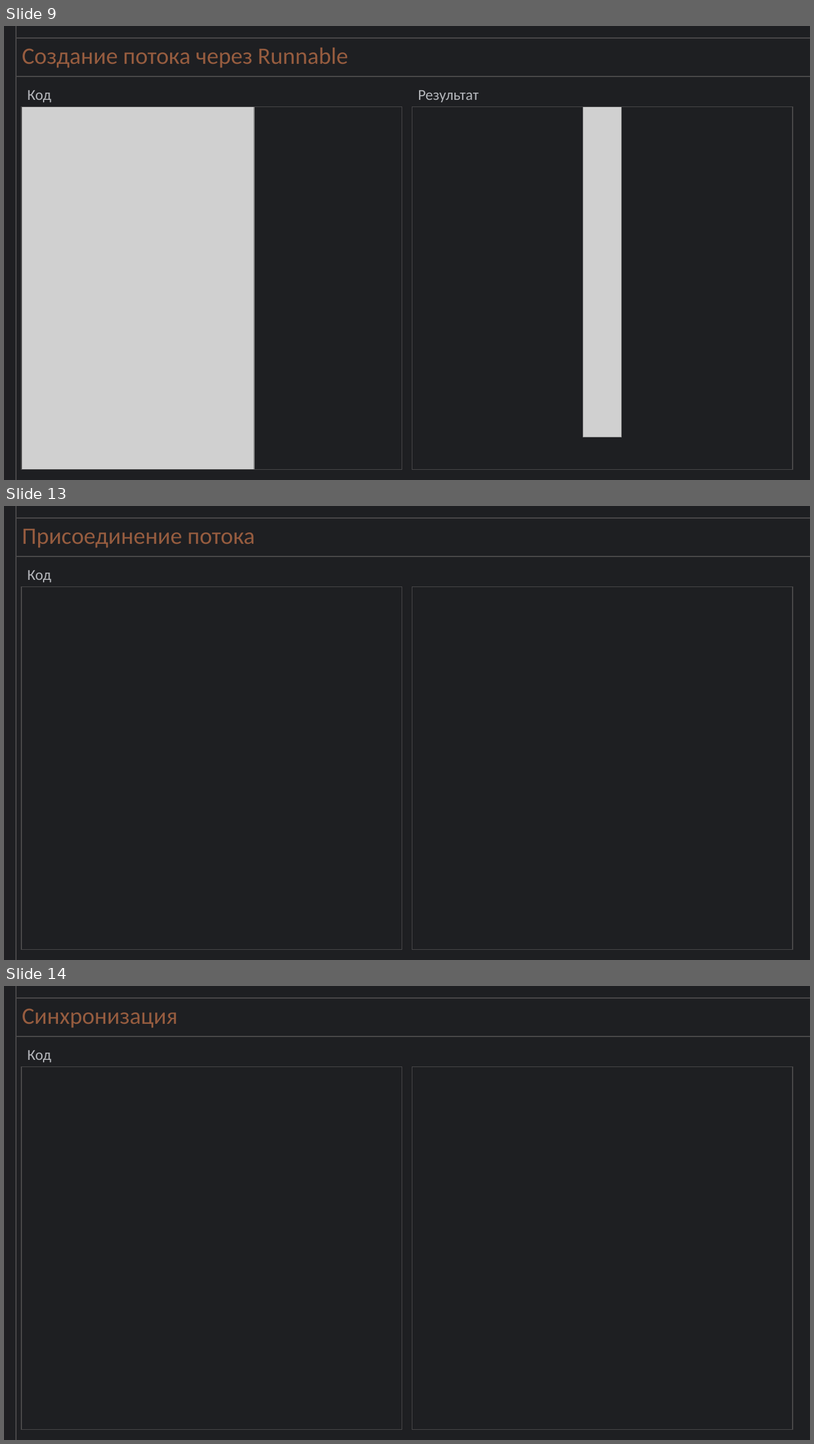
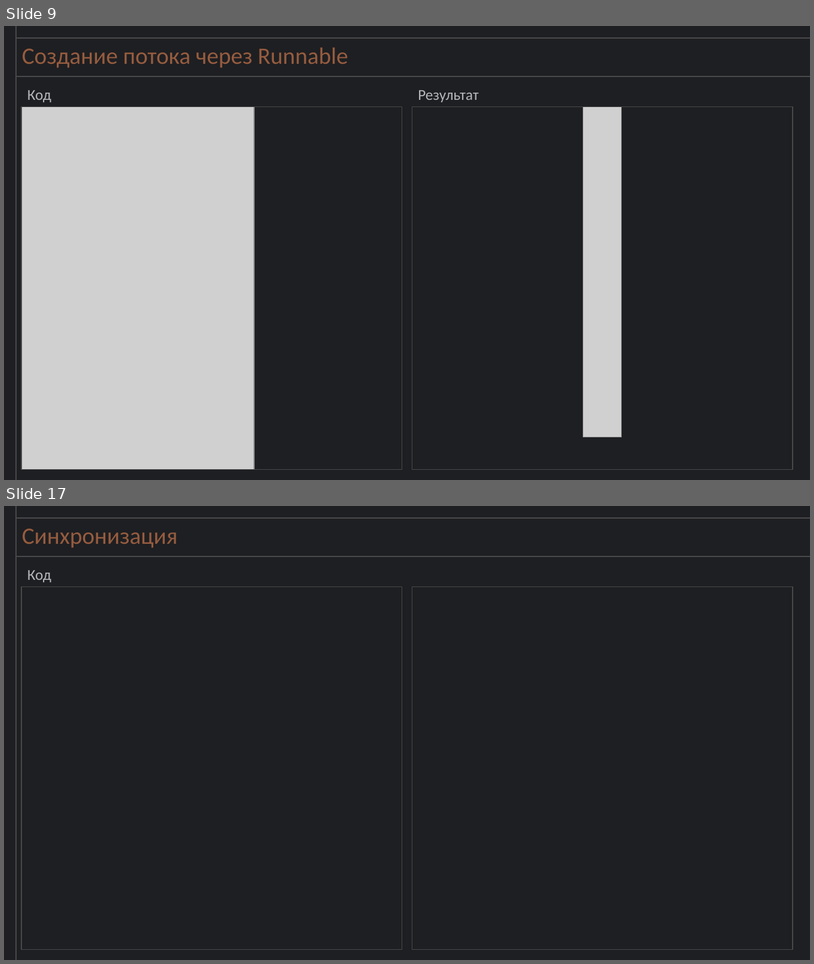
Before and after one commit to niknikitin89/JavaLessonsThreads, a slide deck: Threads/JAVA. Потоки.pptx. Shown one above the other, each under a label of ours: slides 9, 13 and 14 before the commit, slides 9 and 17 after it; the slides between them are not shown. The pictures are 814x1444 and 814x964 pixels, drawn with LibreOffice and Linux fonts; fonts in the diff are those of the drawing; grey boxes stand for pictures. Boxes give left, top, right and bottom in pixels: in the first picture for what was removed or moved away, otherwise in the second. Text is boxed around its words. In the diff, an @@ line names an element or a change of style, - is before the commit and + after.

```diff
--- a/Threads/JAVA. Потоки.pptx
+++ b/Threads/JAVA. Потоки.pptx
@@ slide 13 removed at (4,506,810,960), background #1E1F22 @@
@@ line removed from (16, 960) to (16, 506) @@
@@ line removed from (810, 518) to (16, 518) @@
@@ title removed at (22,529,255,548) @@
-Присоединение потока
@@ line removed from (810, 556) to (16, 556) @@
@@ text removed at (27,570,51,582) @@
-Код
@@ rectangle removed at (21,586,402,949) @@
@@ rectangle removed at (413,586,794,949) @@
@@ what was slide 14 is now slide 17 @@
```
Also in this commit, not shown: 2 slides changed, 4 slides added, 1 other slide removed.
